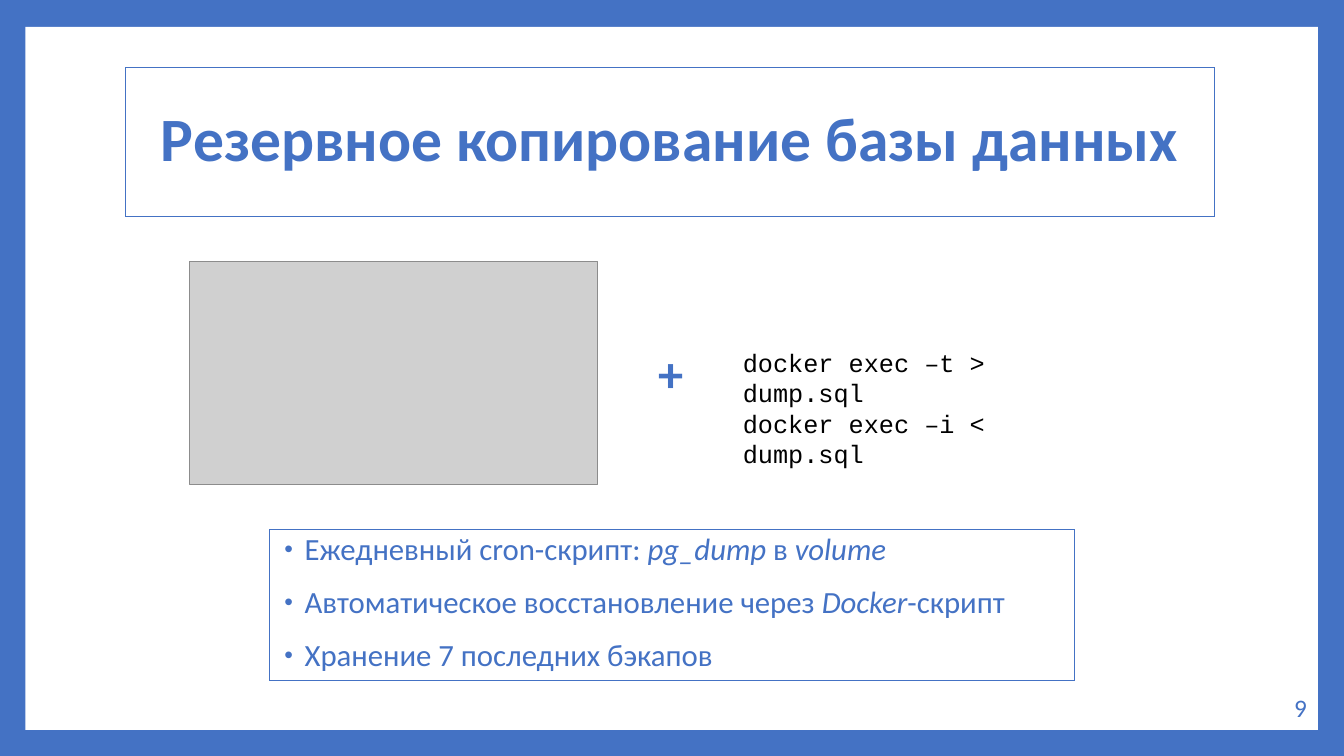
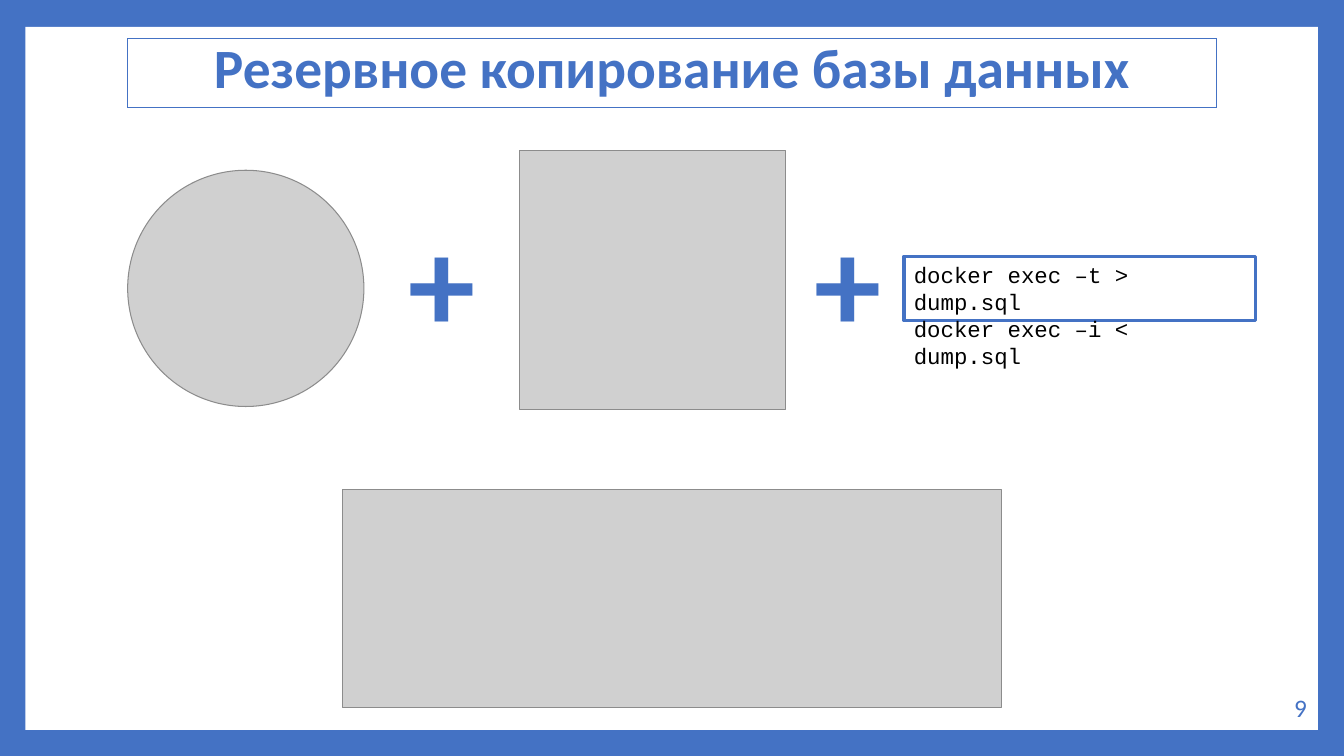
Before and after one commit to artem5438/my-first-repo2, a slide deck: slide 12 of docs/Пояснительные_материалы/Презентация_к_защите.pptx (slide 9 before the commit). Drawn at 1344x756 pixels with LibreOffice and Linux fonts; fonts in the diff are those of the drawing; grey boxes stand for pictures. Boxes give left, top, right and bottom in pixels: in the first picture for what was removed or moved away, otherwise in the second. Text is boxed around its words. In the diff, an @@ line names an element or a change of style, - is before the commit and + after.

```diff
--- a/docs/Пояснительные_материалы/Презентация_к_защите.pptx
+++ b/docs/Пояснительные_материалы/Презентация_к_защите.pptx
@@ rectangle "Резервное копирование базы данных": place and size @@
-rectangle "Резервное копирование базы данных" at [126, 68, 1215, 217]
+rectangle "Резервное копирование базы данных" at [128, 38, 1217, 108]
@@ rectangle "Резервное копирование базы данных" at [128, 38, 1217, 108]: size 44 to 39.6 pt; line spacing 0.9 to 0.8; title to rectangle @@
@@ picture added at [128, 170, 364, 406] @@
@@ picture added at [519, 150, 785, 409] @@
@@ text added at [399, 194, 491, 367], 96 pt, text #4472C4, bold @@
++
@@ text "+": place and size @@
-text "+" at [648, 338, 696, 409]
+text "+" at [805, 194, 896, 367]
@@ text "+" at [805, 194, 896, 367]: size 36 to 96 pt @@
@@ picture removed at [190, 261, 598, 484] @@
@@ rectangle "docker exec –t > dump.sql": place and size @@
-rectangle "docker exec –t > dump.sql" at [743, 354, 954, 469]
+rectangle "docker exec –t > dump.sql" at [904, 256, 1256, 321]
@@ rectangle "docker exec –t > dump.sql" at [904, 256, 1256, 321]: size 18 to 16 pt; outline none to #4472C4 2.25 pt @@
@@ picture added at [343, 489, 1001, 708] @@
@@ text removed at [269, 529, 1075, 681] @@
-• Ежедневный cron-скрипт: pg_dump в volume
-• Автоматическое восстановление через Docker-скрипт
-• Хранение 7 последних бэкапов
```
Also in this commit, not shown: 11 other slides changed, 6 slides added, 2 slides removed, 10 other files.
